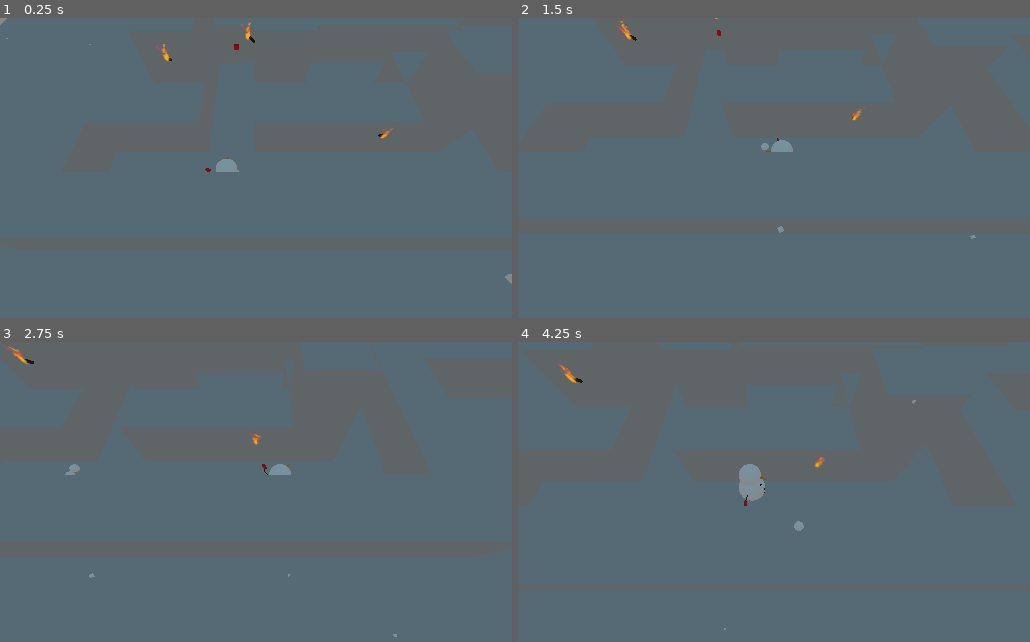
Above: before the commit, frames 1-4 (two rows, left to right).
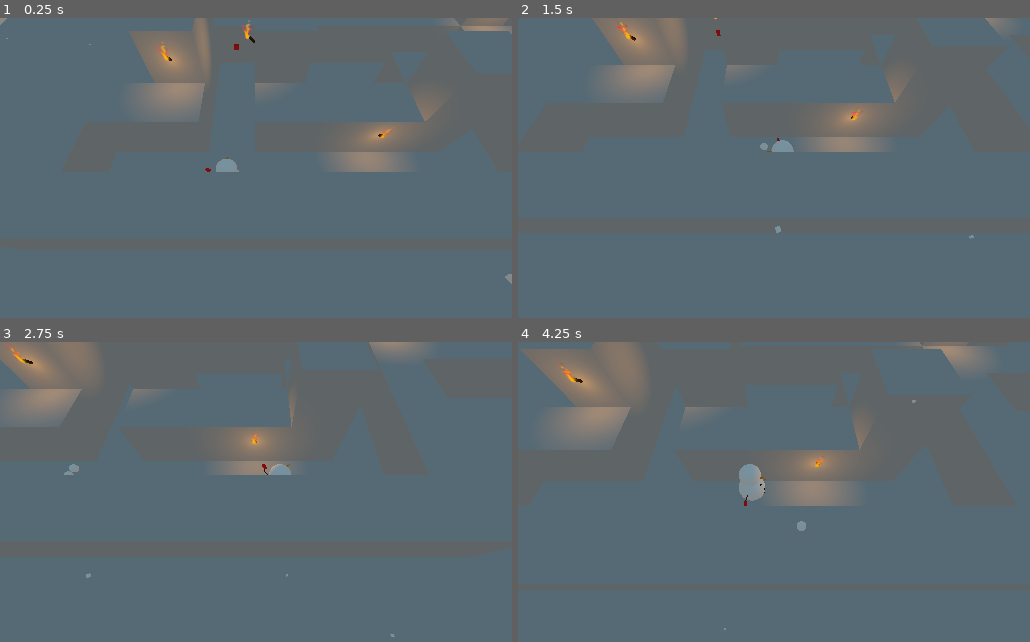
Above: after the commit, the same moments.

Repository: Altoc/crazy-christmas
Game: Godot game, scene res://scenes/Main.tscn
The game is run twice, just before and just after one commit, with the same random seed, the same clock (stepped at 60 frames per second) and the same inputs.
Inputs (mouse positions are in pixels of both pictures, inside the frame that each line leads up to):
- Up to frame 1 (0.25 s): no input
- Up to frame 2 (1.5 s): move the mouse to (886, 153) at 0.52 s; press the mouse at (886, 153) at 0.53 s; hold D (PlayerRight) 0.53-1.28 s; move the mouse to (671, 183) at 1.27 s; release the mouse at (671, 183) at 1.28 s; hold S (PlayerBackward) from 1.28 s (still down); click (671, 183) at 1.35 s
- Up to frame 3 (2.75 s): move the mouse to (307, 426) at 2.02 s; release S (PlayerBackward) at 2.03 s; press the mouse at (307, 426) at 2.03 s; hold D (PlayerRight) from 2.03 s (still down)
- Up to frame 4 (4.25 s): move the mouse to (748, 552) at 2.77 s; release D (PlayerRight) at 2.78 s; release the mouse at (748, 552) at 2.78 s; hold W (PlayerForward) 2.78-3.53 s; click (748, 552) at 2.85 s; move the mouse to (927, 537) at 3.52 s; press the mouse at (927, 537) at 3.53 s; hold A (PlayerLeft) from 3.53 s (still down)

The runs differ from the first frame. In frame 1, 5.4% of the frame differs, in the area x 27-100%, y 0-52%; in frame 2, 5.1%; in frame 3, 5.4%; in frame 4, 7.2%, in the area x 0-92%, y 0-63%.

Commit message:
torches put out by snowballs

Diff:
--- a/Crazy Christmas/project.godot
+++ b/Crazy Christmas/project.godot
@@ -13,10 +13,6 @@
 config/name="Crazy Christmas"
 run/main_scene="res://scenes/Main.tscn"
 config/icon="res://icon.png"
-
-[debug]
-
-settings/stdout/verbose_stdout=true
 
 [display]
 
--- a/Crazy Christmas/scenes/Torch.tscn
+++ b/Crazy Christmas/scenes/Torch.tscn
@@ -61,6 +61,7 @@
 [ext_resource path="res://images/fire_01/1_30.png" type="Texture" id=59]
 [ext_resource path="res://images/fire_01/1_31.png" type="Texture" id=60]
 [ext_resource path="res://images/fire_01/1_17.png" type="Texture" id=61]
+[ext_resource path="res://scripts/Torch.gd" type="Script" id=62]
 
 [sub_resource type="SpriteFrames" id=1]
 animations = [ {
@@ -76,7 +77,11 @@
 vertex_color_use_as_albedo = true
 albedo_color = Color( 0.243137, 0.12549, 0, 1 )
 
+[sub_resource type="BoxShape" id=4]
+extents = Vector3( 0.59849, 0.554651, 0.582267 )
+
 [node name="Torch" type="Spatial"]
+script = ExtResource( 62 )
 
 [node name="AnimatedSprite3D" type="AnimatedSprite3D" parent="."]
 transform = Transform( 3, 0, 0, 0, 3, 0, 0, 0, 3, 0, 0.721874, 0 )
@@ -84,10 +89,22 @@
 modulate = Color( 1, 0.701961, 0, 1 )
 billboard = 2
 frames = SubResource( 1 )
-frame = 14
+frame = 33
 playing = true
 
 [node name="MeshInstance" type="MeshInstance" parent="."]
 transform = Transform( 0.1, 0, 0, 0, 0.180624, 0.0691374, 0, -0.172844, 0.0722497, -0.000803947, 0.250972, 0.251898 )
 mesh = SubResource( 2 )
 material/0 = SubResource( 3 )
+
+[node name="OmniLight" type="OmniLight" parent="."]
+light_color = Color( 0.917647, 0.623529, 0.117647, 1 )
+
+[node name="Area" type="Area" parent="."]
+collision_layer = 2
+collision_mask = 2
+
+[node name="CollisionShape" type="CollisionShape" parent="Area"]
+shape = SubResource( 4 )
+
+[connection signal="body_entered" from="Area" to="." method="_on_Area_body_entered"]
--- /dev/null
+++ b/Crazy Christmas/scripts/Torch.gd
@@ -0,0 +1,26 @@
+extends Spatial
+
+onready var flames = get_node("AnimatedSprite3D")
+onready var light = get_node("OmniLight")
+
+enum STATES {
+	OFF=0,
+	ON=1
+}
+
+onready var currState = STATES.ON
+
+func setState(argNewState):
+	if(argNewState != currState):
+		currState = argNewState
+		match(currState):
+			STATES.OFF:
+				flames.visible = false
+				light.light_energy = 0
+			STATES.ON:
+				flames.visible = true
+				light.light_energy = 1
+
+func _on_Area_body_entered(body):
+	if(body.is_in_group("snowball")):
+		setState(STATES.OFF)
Not shown: 1 places in Crazy Christmas/scenes/Torch.tscn that only renumber resources
